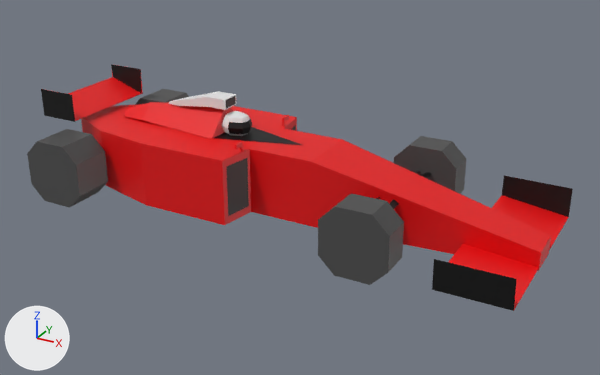
One commit to the glTF model objects/MACCHINA_1/f1_car1.glb: the scene before it, then after it.
Before and after are seen from a 50 mm lens placed at (11.07, -19.94, 10.78), pointed at (0.14, -0.06, 0.84). Arrows for +X, +Y and +Z are at lower left; the lights stay in place.

The first picture shows 'f1'.
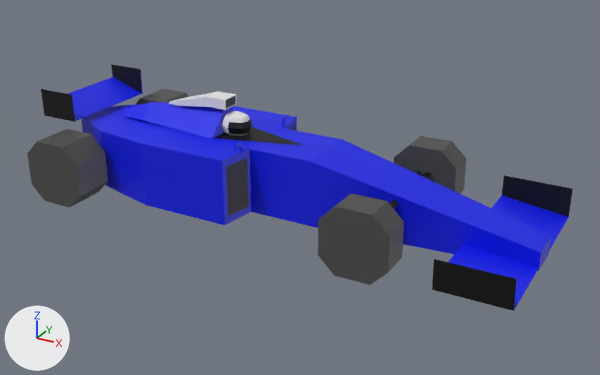
Boxes [x1, y1, x2, y2] around the edits, measured in the pictures (600 x 375 px):
'f1', recoloured (red to blue)
    both: [44, 65, 573, 311]

Edits to the bpy script that builds the scene:
```text
Change mat_red:
    mat_red.base_color: (0.8, 0.0, 0.00149) -> (0.0, 0.00728, 0.8)  # red #e70005 -> blue #0015e7
```
